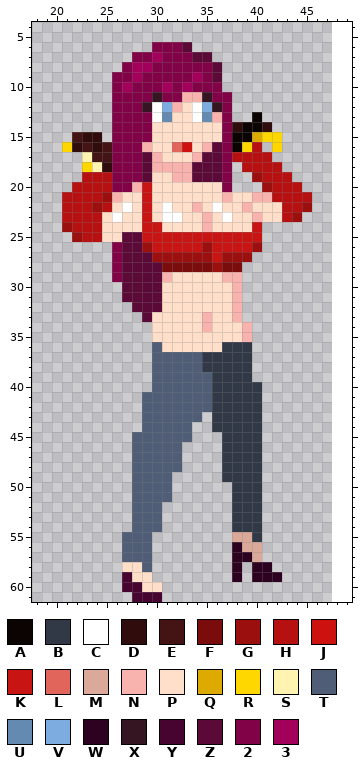
A pixel-art sprite gets an edit: CasaDesDiamantes/sprites/playerShotgunStance_spr/7677a738-0344-4a37-89f6-7de5e64dd711.png. That is the earlier state.
The file is 32x62 pixels. Shown: x 18..49, y 4..61. The old version is drawn lined up with the new one, on the new canvas.
Palette (. is transparent): A #0c0303  B #313947  C #ffffff  D #300c0c  E #441414  F #7a0c0c  G #9b0f0f  H #b71010  J #cc110e  K #c91414  L #e1655b  M #dba999  N #f9b3ae  P #ffdfc9  Q #ddaa02  R #ffd700  S #fff3b2  T #4f5d77  U #658ab2  V #7dade0  W #2d0220  X #351522  Y #470431  Z #5b0937  2 #820247  3 #a3005c
Pixels before, first column x 21:
 6 .........222Z............
 7 .......223222ZZ..........
 8 ......233222222Z.........
 9 .....2232222232Z.........
10 .....23222323222.........
11 .....2222X22NNX22........
12 .....222XCVNPCVX2........
13 .....2222CUPPCUN2..A.....
14 .....2222PPPPPPP2DAAD....
15 .EDD.2222PPPPPPP2AAQRR...
16 RDEDE222NPPLJPNZ2ARH.R...
17 ..SEE222ZNPPPNZZ2HHHH....
18 ..RSD222ZNNNNZZZ2.HHHH...
19 ..HHH222ZPPNNZZZ2..GHHH..
20 .HHHH22NKPPPPPPP2...GHHH.
21 HHHHGNPPKPPPPPPPNPPNNHHHH
22 HHHGHPCPKPCPPNPCPPNPPPHHG
23 HHHHPCPPKPCCPPNPCPPNPPHG.
24 GHHHPPPPKKPPPPNPPPPK.....
25 .GHHPPZZKKKKKKKKKKKK.....
26 .....2ZZGKKKKKGKKKKG.....
27 .....2ZZZGGGGGGKGGG......
28 .....2ZZZZFFFFFGFF.......
29 .....2ZZZZNPPPPPNN.......
30 ......ZZZZPPPPPPPN.......
31 ......ZZZZPPPPPPPN.......
32 .......ZZZPPPPPPPN.......
33 ........ZPPPPPNPPN.......
34 .........PPPPPNPPPN......
35 .........PPPPPPPPPN......
36 .........TPPPPPPBBB......
37 .........TTTTTBBBBB......
38 .........TTTTTBBBBB......
39 .........TTTTTTBBBB......
40 .........TTTTTTBBBBB.....
41 ........TTTTTTTBBBBB.....
42 ........TTTTTTTBBBBB.....
43 ........TTTTTT.BBBBB.....
44 ........TTTTT..BBBBB.....
45 .......TTTTTT...BBBB.....
46 .......TTTTT....BBBB.....
47 .......TTTTT....BBBB.....
48 .......TTTTT....BBBB.....
49 .......TTTT.....BBBB.....
50 .......TTTT......BBB.....
51 .......TTTT......BBB.....
52 .......TTT.......BBB.....
53 .......TTT.......BBB.....
54 .......TTT.......BBB.....
55 ......TTT........MMB.....
56 ......TTT........WMM.....
57 ......TTT........WWM.....
58 ......PPT........W.WW....
59 ......YPP........W.WWW...
60 ......YYPP...............
61 .......YYY...............
The result:
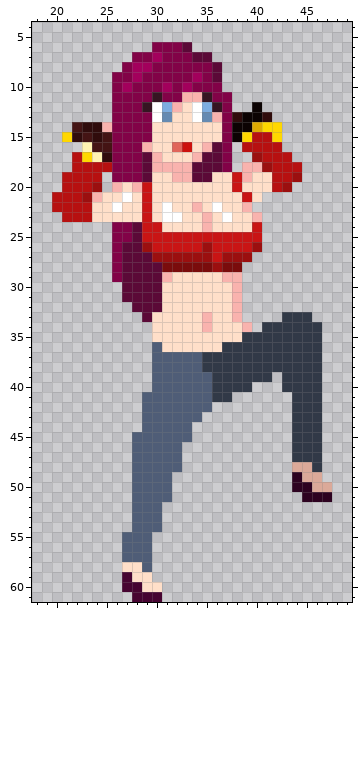
The exact change:
canvas 32x62 -> 64x62, the old top-left corner now at 16,0
Changed rows in their new state; - is an unchanged pixel.
first column x 20:
12 --------------------A-----
13 ------------------DA-D----
14 --EDDN------------A-QRR---
15 -RDE-E-------------RHH----
16 -..SE-------------.H-HH---
17 --HRSD------------..G-HH--
18 --HHHH-------------NNG-HH-
19 -HH--.----------PPKNPP--G-
20 -H--G.NP---------PKPPP-G.-
21 H--GNPPC---------P-KP.....
22 H---PPCP------------......
23 ----P-P--------------....-
24 -.....22Z-----------------
25 --....22------------------
first column x 36:
33 -------BBB--
34 -----BBBBBB-
35 ---BBBBBBBB-
36 ----BBBBBBB-
37 ----BBBBBBB-
38 ----BBBBBBB-
39 ----BB-BBBB-
40 ----.--BBBB-
41 --...---BBB-
42 .....---BBB-
43 .....---BBB-
44 .....---BBB-
45 -....---BBB-
46 -....---BBB-
47 -....---BBB-
48 -....---MMB-
49 -....---WMM-
50 --...---WWMM
51 --...----WWW
52 --...-------
53 --...-------
54 --...-------
55 --...-------
56 --...-------
57 --...-------
58 --.-..------
59 --.-...-----
